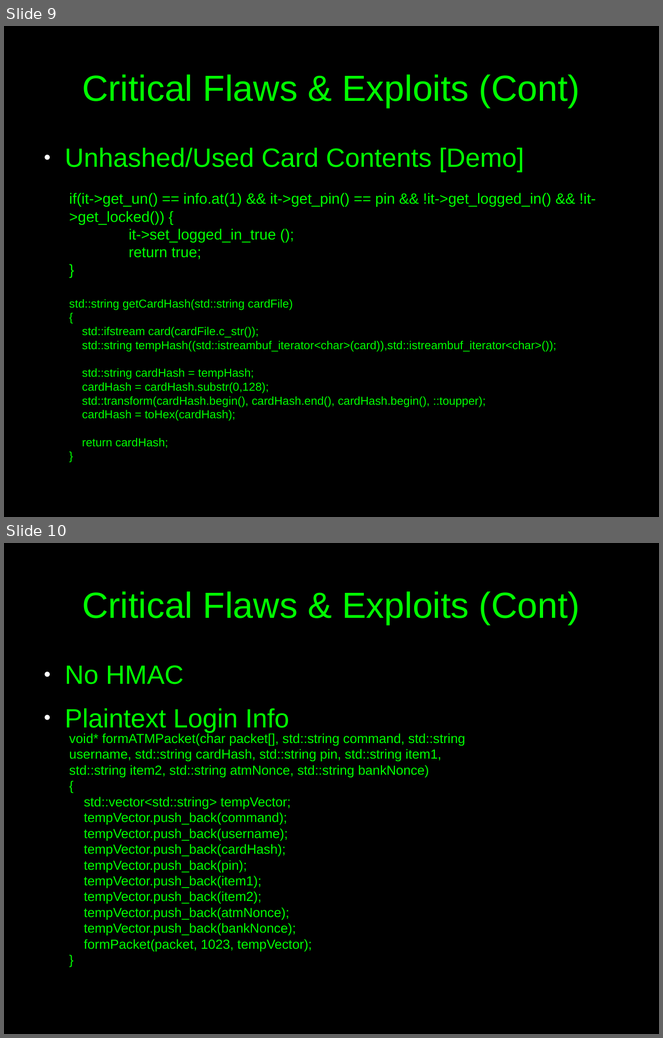
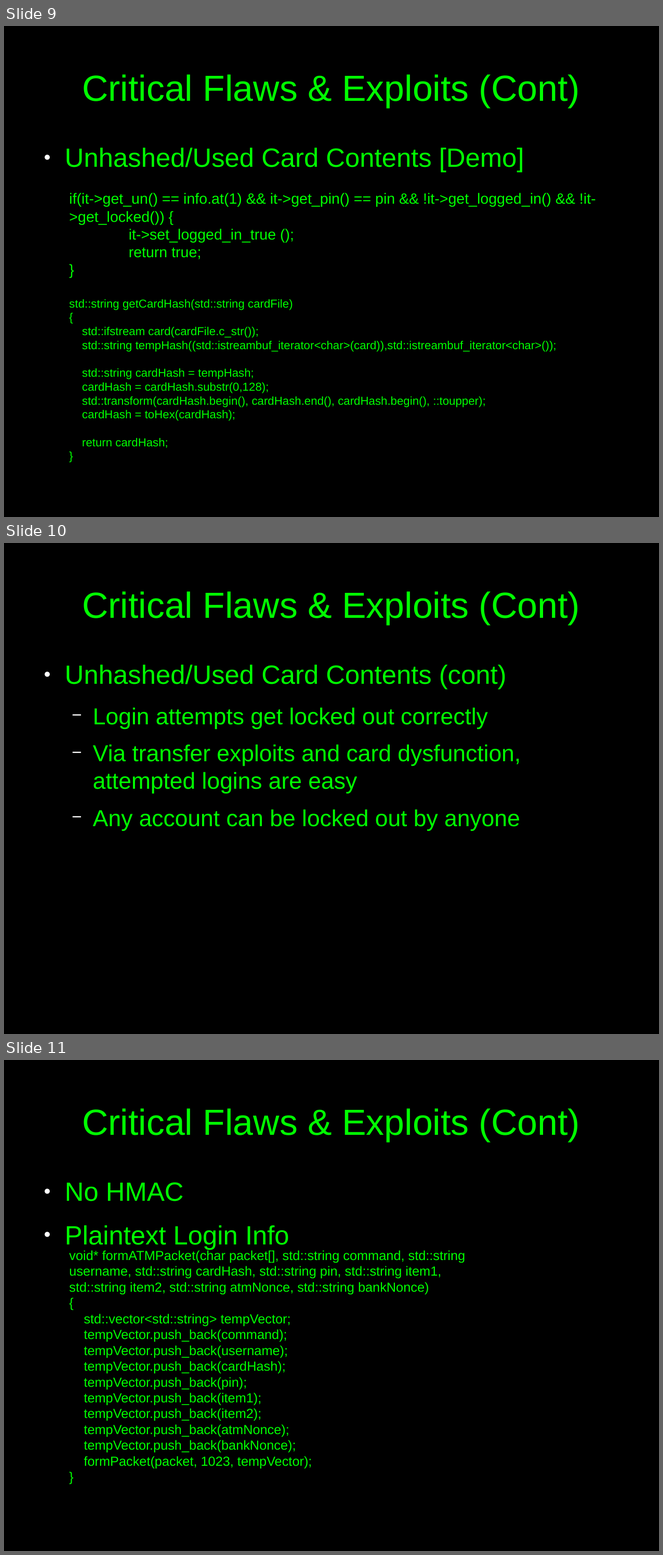
Before and after one commit to c00w/Crypto-Final-Project, a slide deck: Attack Presentation.odp. Shown one above the other, each under a label of ours: slides 9 and 10 before the commit, slides 9, 10 and 11 after it. The pictures are 663x1038 and 663x1555 pixels, drawn with LibreOffice and Linux fonts; fonts in the diff are those of the drawing. Boxes give left, top, right and bottom in pixels: in the first picture for what was removed or moved away, otherwise in the second. Text is boxed around its words. In the diff, an @@ line names an element or a change of style, - is before the commit and + after.

```diff
--- a/Attack Presentation.odp
+++ b/Attack Presentation.odp
@@ slide 10 added at bbox=[4, 543, 659, 1034], background #000000 @@
@@ title added at bbox=[82, 591, 580, 625], 44 pt, text #00FF00 @@
+Critical Flaws & Exploits (Cont)
@@ text added at bbox=[65, 665, 521, 831], 28 pt, text #00FF00 @@
+● Unhashed/Used Card Contents (cont)
+  − Login attempts get locked out correctly
+  − Via transfer exploits and card dysfunction, attempted logins are easy
+  − Any account can be locked out by anyone
@@ what was slide 10 is now slide 11 @@
```
Also in this commit, not shown: 1 slide changed.
